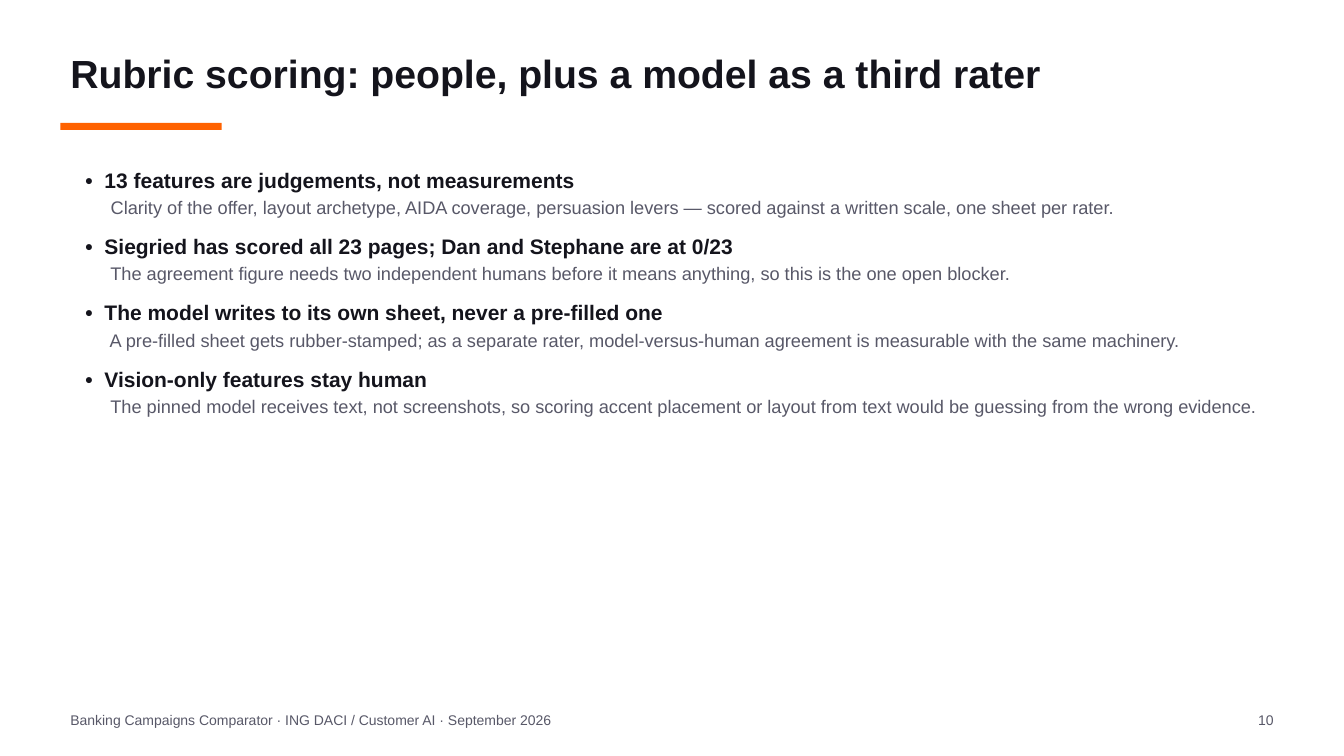
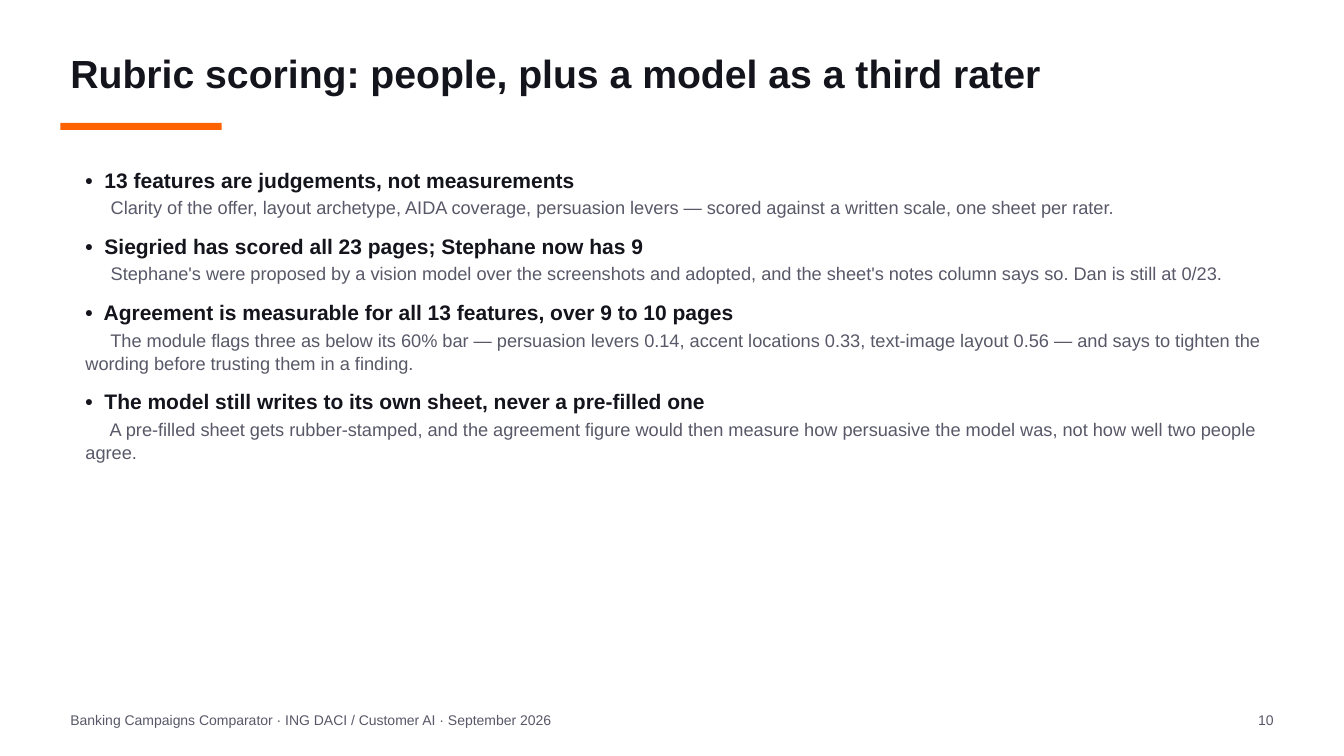
Before and after one commit to Siegried81/ing-usecase, a slide deck: slide 10 of docs/Banking_Campaigns_Comparator.pptx. Drawn at 1344x756 pixels with LibreOffice and Linux fonts; fonts in the diff are those of the drawing. Boxes give left, top, right and bottom in pixels: in the first picture for what was removed or moved away, otherwise in the second. Text is boxed around its words. In the diff, an @@ line names an element or a change of style, - is before the commit and + after.

Commit message:
docs: rebuild the presentation and video on the re-scored dataset
Slides 10, 12, 22 and 23 updated for the new consensus and agreement picture:
Stephane's 9 machine-proposed pages are stated as such, agreement is now
measurable for all 13 features with three below the module's 60% bar, ING's
score is 0.131, and the peer-gap slide now leads with figures quoted (+1.61 SD),
student targeting (+1.53) and clarity of the offer (+1.30, rubric-sourced).

The mp4 was re-narrated for those four slides and re-assembled; the four UI demo
clips were re-recorded against the regenerated report so the screenshots and
screen recordings show the current figures. 12.3 min, 28.2 MB.

```diff
--- a/docs/Banking_Campaigns_Comparator.pptx
+++ b/docs/Banking_Campaigns_Comparator.pptx
@@ text at box(85, 238, 1260, 463): text changed @@
-• Siegried has scored all 23 pages; Dan and Stephane are at 0/23
-The agreement figure needs two independent humans before it means anything, so this is the one open blocker.
-• The model writes to its own sheet, never a pre-filled one
-A pre-filled sheet gets rubber-stamped; as a separate rater, model-versus-human agreement is measurable with the same machinery.
-• Vision-only features stay human
-The pinned model receives text, not screenshots, so scoring accent placement or layout from text would be guessing from the wrong evidence.
+• Siegried has scored all 23 pages; Stephane now has 9
+Stephane's were proposed by a vision model over the screenshots and adopted, and the sheet's notes column says so. Dan is still at 0/23.
+• Agreement is measurable for all 13 features, over 9 to 10 pages
+The module flags three as below its 60% bar — persuasion levers 0.14, accent locations 0.33, text-image layout 0.56 — and says to tighten the wording before trusting them in a finding.
+• The model still writes to its own sheet, never a pre-filled one
+A pre-filled sheet gets rubber-stamped, and the agreement figure would then measure how persuasive the model was, not how well two people agree.
```
Also in this commit, not shown: 3 other slides changed, 1 other file.
